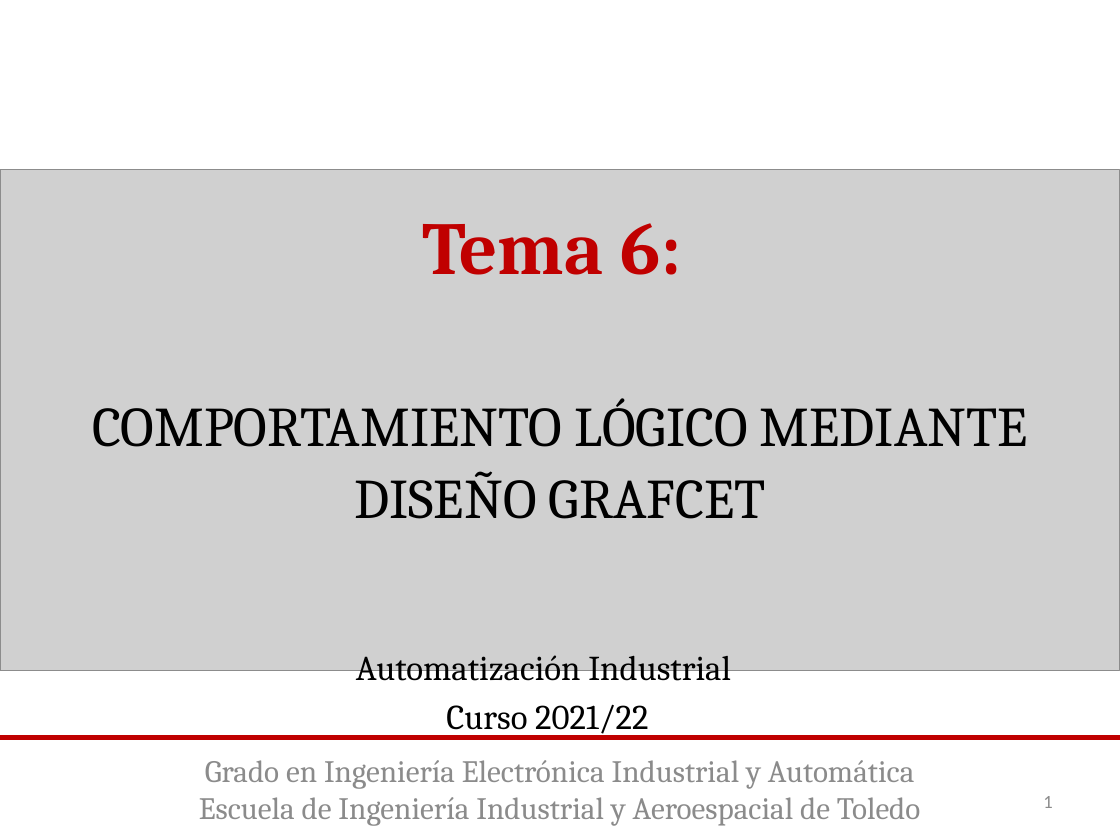
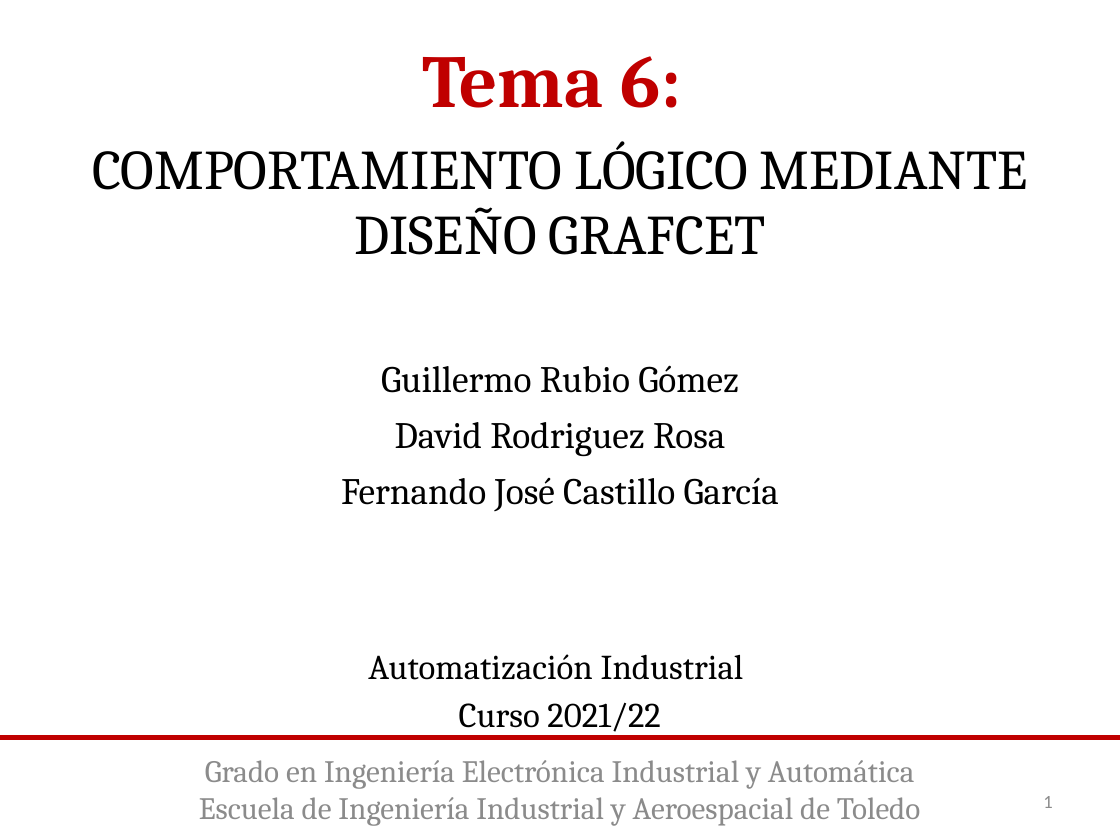
Before and after one commit to guillermorubio345/AutomatizacionIndustrial, a slide deck: slide 1 of Diseño de automatismos lógicos GRAFCET.pptx. Drawn at 1120x840 pixels with LibreOffice and Linux fonts; fonts in the diff are those of the drawing; grey boxes stand for pictures. Boxes give left, top, right and bottom in pixels: in the first picture for what was removed or moved away, otherwise in the second. Text is boxed around its words. In the diff, an @@ line names an element or a change of style, - is before the commit and + after.

```diff
--- a/Diseño de automatismos lógicos GRAFCET.pptx
+++ b/Diseño de automatismos lógicos GRAFCET.pptx
@@ text "Tema 6:": place and size @@
-text "Tema 6:" at bbox=[92, 223, 1028, 519]
+text "Tema 6:" at bbox=[92, 56, 1028, 511]
@@ text at bbox=[92, 56, 1028, 255]: line spacing 1.07 to 0.97 @@
@@ picture removed at bbox=[0, 169, 1120, 670] @@
@@ text at bbox=[341, 365, 779, 511]: paragraphs added @@
+Guillermo Rubio Gómez
+David Rodriguez Rosa
+Fernando José Castillo García
@@ subtitle "Automatización Industrial" rewrapped from bbox=[356, 655, 731, 737] to bbox=[368, 654, 744, 732] @@
```
Also in this commit, not shown: 2 other files.
